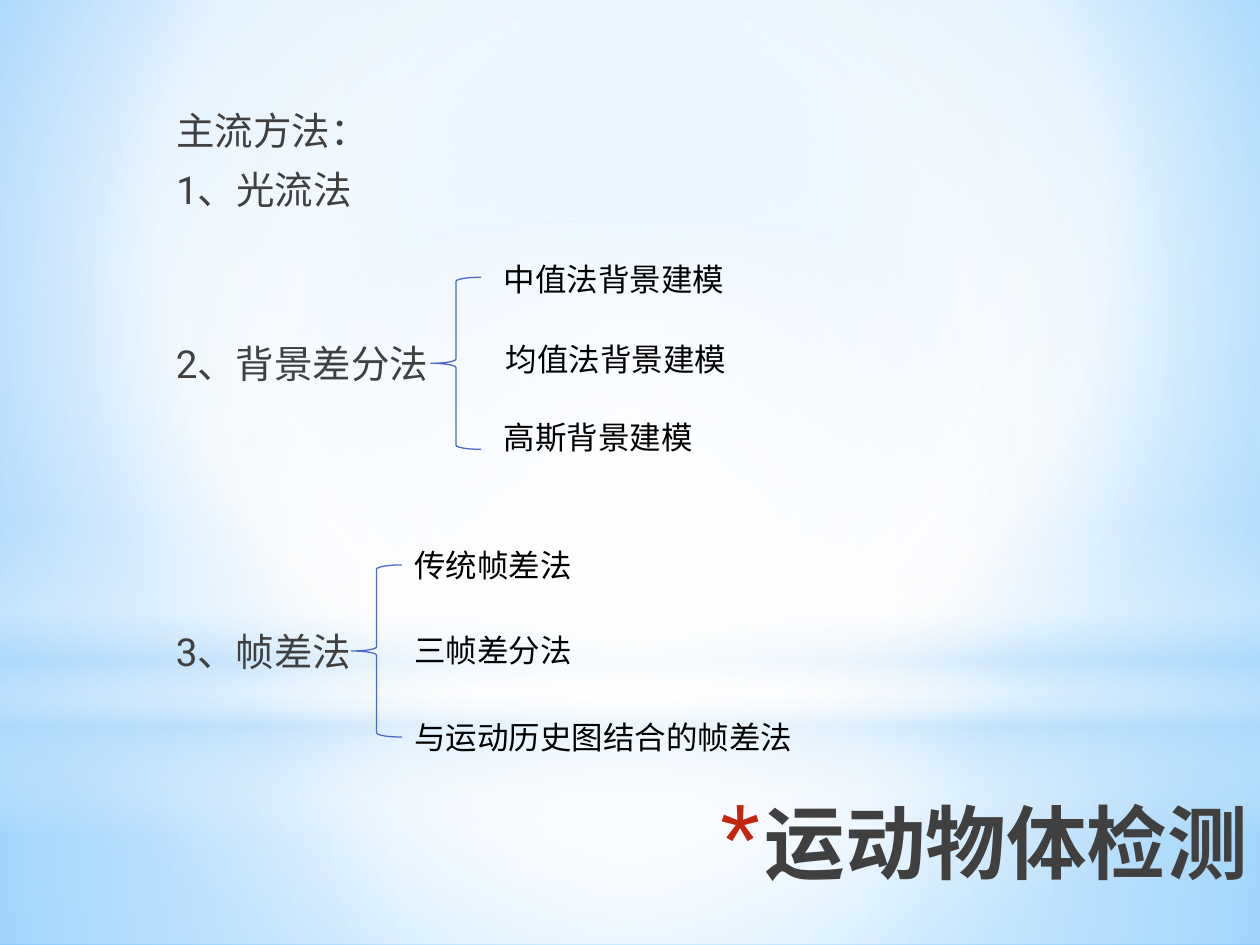
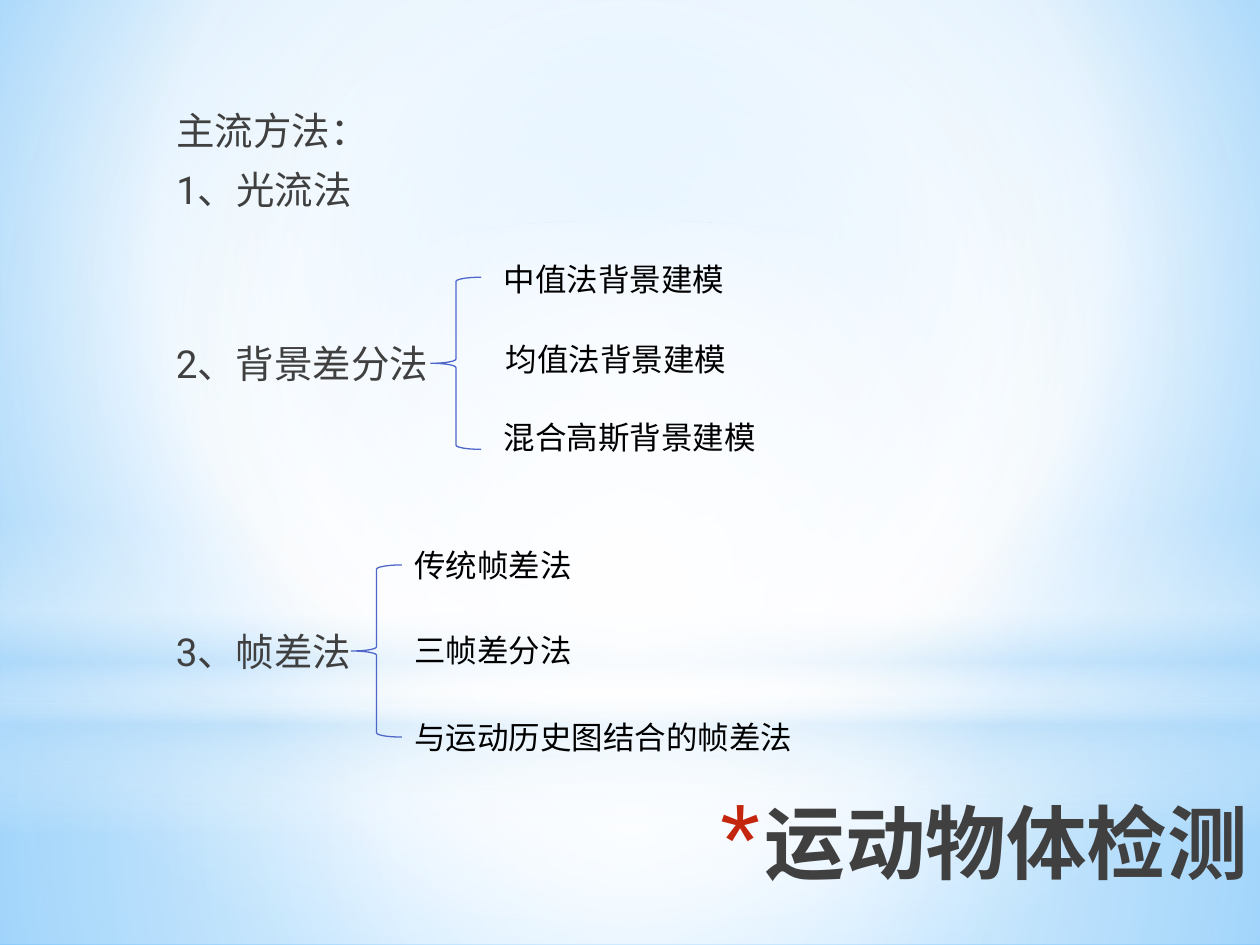
Before and after one commit to ronnyMakhuddin/motion-detect-tiqu, a slide deck: slide 7 of 研究生毕业设计/文档管理/论文_2/毕业设计答辩.pptx. Drawn at 1260x945 pixels with LibreOffice and Linux fonts; fonts in the diff are those of the drawing. Boxes give left, top, right and bottom in pixels: in the first picture for what was removed or moved away, otherwise in the second. Text is boxed around its words. In the diff, an @@ line names an element or a change of style, - is before the commit and + after.

```diff
--- a/研究生毕业设计/文档管理/论文_2/毕业设计答辩.pptx
+++ b/研究生毕业设计/文档管理/论文_2/毕业设计答辩.pptx
@@ text at box(504, 422, 756, 452): text changed @@
-高斯背景建模
+混合高斯背景建模
```
Also in this commit, not shown: 3 other slides changed, 1 other file.
